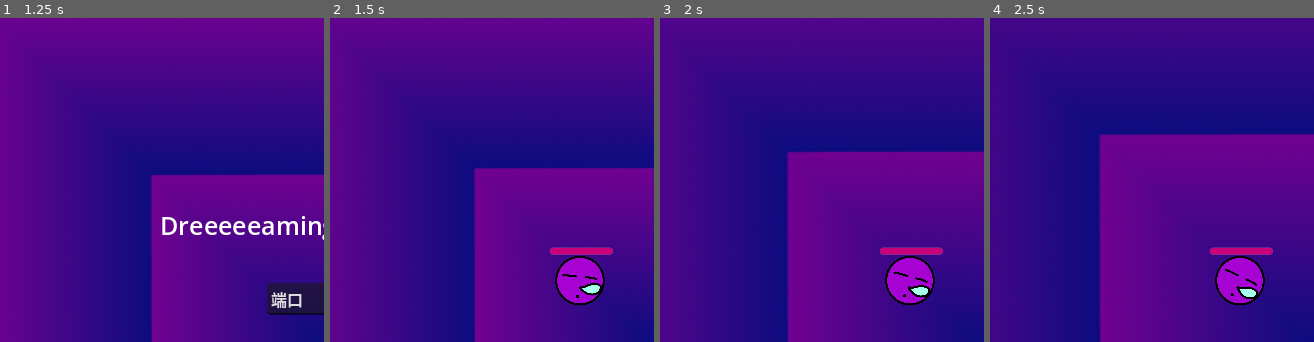
Above: before the commit, frames 1-4 (left to right).
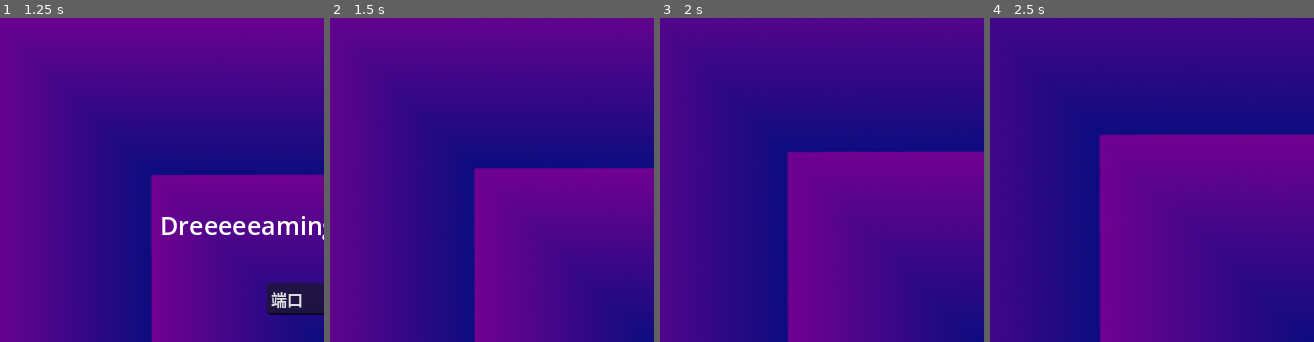
Above: after the commit, the same moments.

Repository: MBZY/Game-Dream
Game: Godot game, scene res://scenes/beginning_ui.tscn
Same seed, same stepped clock (60 frames per second), same inputs: the game is played once before the commit and once after it.
Inputs (mouse positions are % of the whole screen's width and height, from its top left):
- Up to frame 1 (1.25 s): click "开始游戏" at 0.5 s
- Up to frame 2 (1.5 s): click "确定" at 1.25 s
- Up to frame 3 (2 s): no input
- Up to frame 4 (2.5 s): move the mouse to (39, 41) at 2.02 s; click (39, 41) at 2.17 s
The pictures show only the part of the screen within x 0-50%, y 0-50%; the shares and areas given below are measured in that part.

Frame 1 is identical in both runs. In frame 2, 2.3% of the frame differs, in the area x 67-88%, y 70-89%; in frame 3, 2.3%; in frame 4, 2.3%.

Commit message:
Done Half

Diff:
--- a/Game-Dream/scenes/main_scene.tscn
+++ b/Game-Dream/scenes/main_scene.tscn
@@ -1,8 +1,7 @@
-[gd_scene load_steps=4 format=3 uid="uid://bbppnbbujs6ts"]
+[gd_scene load_steps=3 format=3 uid="uid://bbppnbbujs6ts"]
 
 [ext_resource type="Script" path="res://scripts/main_scene.gd" id="1_88yvw"]
 [ext_resource type="Texture2D" uid="uid://bv6ue5tqwa5bq" path="res://resources/Tile.png" id="1_ikaw3"]
-[ext_resource type="PackedScene" uid="uid://bsowj3advpjh2" path="res://scenes/player.tscn" id="3_pxrqw"]
 
 [node name="MainScene" type="Node2D"]
 script = ExtResource("1_88yvw")
@@ -30,5 +29,3 @@
 [node name="MultiplayerSpawner3" type="MultiplayerSpawner" parent="."]
 _spawnable_scenes = PackedStringArray("res://scenes/player.tscn")
 spawn_path = NodePath("../Injures")
-
-[node name="Player" parent="." instance=ExtResource("3_pxrqw")]
--- a/Game-Dream/scenes/player.tscn
+++ b/Game-Dream/scenes/player.tscn
@@ -41,6 +41,9 @@
 properties/2/path = NodePath(".:hp")
 properties/2/spawn = true
 properties/2/replication_mode = 1
+properties/3/path = NodePath(".:now_velocity")
+properties/3/spawn = true
+properties/3/replication_mode = 1
 
 [sub_resource type="AtlasTexture" id="AtlasTexture_4trxe"]
 atlas = ExtResource("2_udpjo")
--- a/Game-Dream/scripts/player.gd
+++ b/Game-Dream/scripts/player.gd
@@ -50,13 +50,10 @@
 	PL_MOVE()
 	attribute_ui_refresh()
 	shooter_check()
-	rebound_grid_refresh()
-	if(is_multiplayer_authority()):
-		velocity = now_velocity
-		if(f):
-			print(velocity)
-			f=false
-		move_and_slide()
+	#if(GM.as_server):
+	velocity = now_velocity
+
+	move_and_slide()
 	pass
 
 @onready var shooter: Line2D = %Shooter
@@ -142,38 +139,31 @@
 
 var is_rebound_grid:Dictionary
 
-func rebound_grid_refresh():
-	var REBOUND_RE_ID = "REBOUND_RE"+str(name.to_int())
-	if(not GM.last_func_time.has(REBOUND_RE_ID)):
-		GM.last_func_time[REBOUND_RE_ID]=0
-	elif(GM.game_time-GM.last_func_time[REBOUND_RE_ID]>=player_rebound_re_gap_duration):
-		is_rebound_grid = {}
-	pass
-
 func a2c_do(area:Area2D):
 	if is_multiplayer_authority() and area.is_in_group("Colli"):
 		var REBOUND_ID = "REBOUND"+str(name.to_int())
 
-		var body = area.get_parent()
+		var body:Player = area.get_parent()
 
 		if(not GM.last_func_time.has(REBOUND_ID)):
 			GM.last_func_time[REBOUND_ID]=0
 		elif(GM.game_time-GM.last_func_time[REBOUND_ID]>=player_rebound_gap_duration):
 			if(is_rebound_grid.has(name) and is_rebound_grid[name] == body.name):
+				is_rebound_grid.erase(name)
+				is_rebound_grid.erase(body.name)
 				return;
-			print(REBOUND_ID)
 			is_rebound_grid[name] = body.name
 			is_rebound_grid[body.name] = name
+
+			print(self)
 
 			GM.last_func_time[REBOUND_ID] = GM.game_time
 			hit_face.emit()
 			if(shooter_max_speed>=body.now_velocity.length() and shooter_max_speed>=now_velocity.length()):
 				var temp = body.now_velocity
-				body.plus_now_velocity(now_velocity)
-				now_velocity = temp-now_velocity
-	pass
-func plus_now_velocity(v:Vector2):
-	now_velocity+=v
+				body.now_velocity+=now_velocity
+				print(body.now_velocity)
+				now_velocity = temp - now_velocity
 	pass
 func _on_area_2_check_area_entered(area: Area2D) -> void:
 	if(is_multiplayer_authority()):
Not shown, changed: Game-Dream.exe
